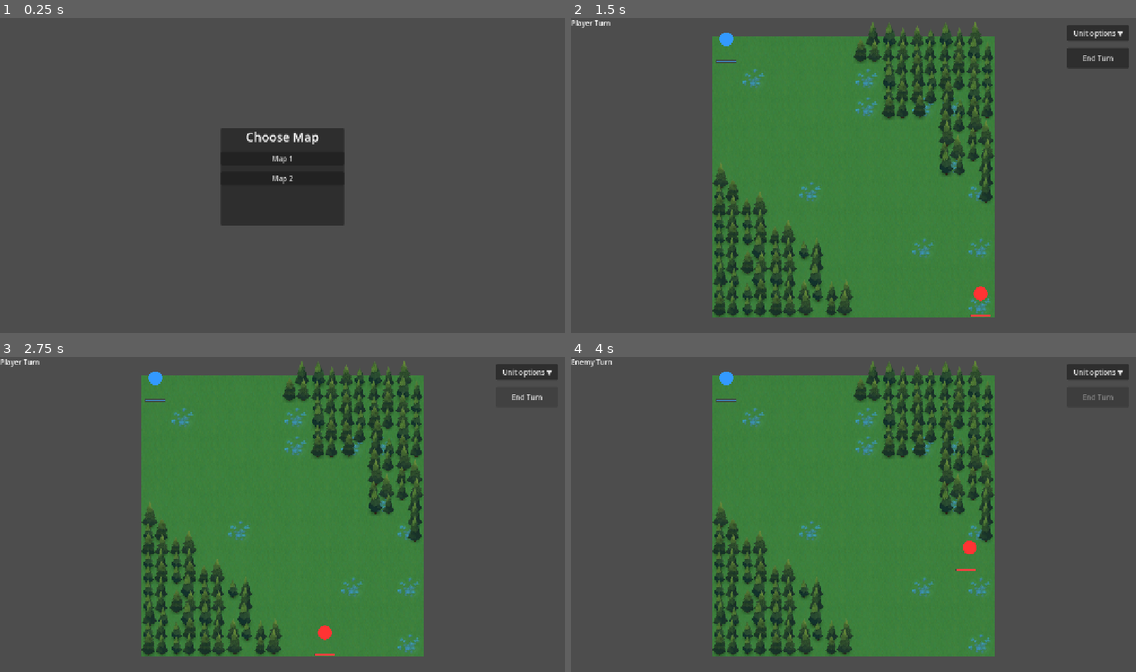
Above: before the commit, frames 1-4 (two rows, left to right).
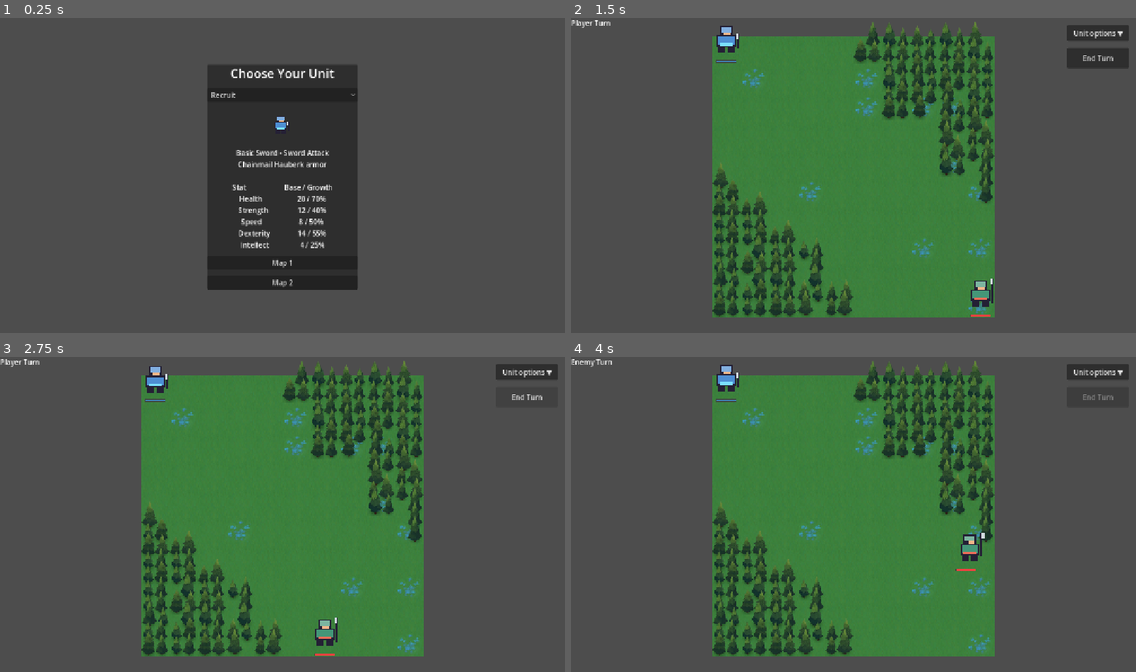
Above: after the commit, the same moments.

Repository: Baptisteberard/srpg
Game: Godot game, scene res://main.tscn
Same seed, same stepped clock (60 frames per second), same inputs: the game is played once before the commit and once after it.
Inputs (mouse positions are in pixels of both pictures, inside the frame that each line leads up to):
- Up to frame 1 (0.25 s): no input
- Up to frame 2 (1.5 s): click (853, 93) at 0.5 s, where only the run after the commit has a clickable "Recruit"; click "Map 1" at 1.25 s
- Up to frame 3 (2.75 s): click "End Turn" at 2 s
- Up to frame 4 (4 s): click "End Turn" at 2.75 s; click "End Turn" at 3.5 s

The runs differ from the first frame. In frame 1, 13% of the frame differs, in the area x 36-64%, y 15-87%; in frame 2, 0.5%; in frame 3, 0.5%; in frame 4, 0.5%.

Commit message:
feat: add selectable unit roster and random enemies

Diff:
--- a/main.gd
+++ b/main.gd
@@ -1,5 +1,7 @@
 extends Node2D
 class_name Main
+
+const Roster = preload("res://units/unit_roster.gd")
 
 @export var map1_scene: PackedScene
 @export var map2_scene: PackedScene
@@ -8,14 +10,37 @@
 @onready var menu: CanvasLayer = $Menu
 @onready var map1_button: Button = $Menu/Panel/VBox/Map1Button
 @onready var map2_button: Button = $Menu/Panel/VBox/Map2Button
+@onready var picker: OptionButton = $Menu/Panel/VBox/UnitPicker
+@onready var details: Label = $Menu/Panel/VBox/UnitDetails
+@onready var preview: AnimatedSprite2D = $Menu/Panel/VBox/SpritePreview/Sprite
+var roster: Array[UnitStats] = []
 
 func _ready() -> void:
+	for index in range(Roster.ENTRIES.size()):
+		var definition := Roster.create(index, false)
+		roster.append(definition)
+		picker.add_item(definition.unit_class_name)
+	picker.select(0)
+	picker.item_selected.connect(_show_unit)
+	_show_unit(0)
 	map1_button.pressed.connect(func() -> void:
 		_start_map(map1_scene)
 	)
 	map2_button.pressed.connect(func() -> void:
 		_start_map(map2_scene)
 	)
+
+func _show_unit(index: int) -> void:
+	var unit := roster[index]
+	preview.sprite_frames = unit.fe8_map_sprite_animation.sprite_frames
+	preview.play(FE8MapSpriteAnimation.IDLE_PRIMARY)
+	details.text = "%s • %s Attack\n%s armor\n\nStat                     Base / Growth\nHealth                   %d / %d%%\nStrength                %d / %d%%\nSpeed                    %d / %d%%\nDexterity               %d / %d%%\nIntellect                 %d / %d%%" % [
+		unit.equipped_weapon.display_name, unit.equipped_weapon.weapon_type,
+		unit.equipped_armor.display_name,
+		unit.health, unit.health_growth_rate, unit.strength, unit.strength_growth_rate,
+		unit.speed, unit.speed_growth_rate, unit.dexterity, unit.dexterity_growth_rate,
+		unit.intellect, unit.intellect_growth_rate,
+	]
 
 func _start_map(scene: PackedScene) -> void:
 	if scene == null:
@@ -26,5 +51,15 @@
 		child.queue_free()
 
 	var game: Node = scene.instantiate()
+	var runtime := game.get_node("BattleRuntime") as BattleRuntime
+	var chosen := picker.selected
+	runtime.player_unit_definitions = [roster[chosen]]
+	for slot in range(1, runtime.player_unit_count):
+		runtime.player_unit_definitions.append(roster[(chosen + slot) % roster.size()])
+	var enemy_choices := range(roster.size())
+	enemy_choices.shuffle()
+	runtime.enemy_unit_definitions = []
+	for slot in range(runtime.enemy_unit_count):
+		runtime.enemy_unit_definitions.append(Roster.create(enemy_choices[slot % enemy_choices.size()], true))
 	game_root.add_child(game)
 	menu.visible = false
--- a/main.tscn
+++ b/main.tscn
@@ -14,10 +14,17 @@
 [node name="Menu" type="CanvasLayer" parent="."]
 
 [node name="Panel" type="PanelContainer" parent="Menu"]
-offset_left = 500.0
-offset_top = 250.0
-offset_right = 780.0
-offset_bottom = 470.0
+anchors_preset = 8
+anchor_left = 0.5
+anchor_top = 0.5
+anchor_right = 0.5
+anchor_bottom = 0.5
+offset_left = -170.0
+offset_top = -225.0
+offset_right = 170.0
+offset_bottom = 225.0
+grow_horizontal = 2
+grow_vertical = 2
 
 [node name="VBox" type="VBoxContainer" parent="Menu/Panel"]
 layout_mode = 2
@@ -26,7 +33,23 @@
 [node name="Title" type="Label" parent="Menu/Panel/VBox"]
 layout_mode = 2
 theme_override_font_sizes/font_size = 28
-text = "Choose Map"
+text = "Choose Your Unit"
+horizontal_alignment = 1
+
+[node name="UnitPicker" type="OptionButton" parent="Menu/Panel/VBox"]
+layout_mode = 2
+
+[node name="SpritePreview" type="Control" parent="Menu/Panel/VBox"]
+custom_minimum_size = Vector2(0, 76)
+layout_mode = 2
+
+[node name="Sprite" type="AnimatedSprite2D" parent="Menu/Panel/VBox/SpritePreview"]
+texture_filter = 1
+position = Vector2(166, 38)
+scale = Vector2(2, 2)
+
+[node name="UnitDetails" type="Label" parent="Menu/Panel/VBox"]
+layout_mode = 2
 horizontal_alignment = 1
 
 [node name="Map1Button" type="Button" parent="Menu/Panel/VBox"]
--- a/tests/run_tests.gd
+++ b/tests/run_tests.gd
@@ -13,6 +13,7 @@
 
 func _run() -> void:
 	_test_fe8_map_sprite_import()
+	await _test_roster_menu()
 	await _test_battle_scene("res://game.tscn", 1, 1)
 	await _test_battle_scene("res://game_map2.tscn", 2, 2)
 	await _test_reachable_cells()
@@ -30,6 +31,26 @@
 		push_error("FAIL: %s" % failure)
 	print("FAIL: %d of %d SRPG checks failed" % [failures.size(), checks_run])
 	quit(1)
+
+
+func _test_roster_menu() -> void:
+	var menu_scene := (load("res://main.tscn") as PackedScene).instantiate() as Main
+	root.add_child(menu_scene)
+	var all_animated := menu_scene.roster.size() == 7
+	for definition in menu_scene.roster:
+		all_animated = all_animated and definition.fe8_map_sprite_animation.is_valid()
+	_expect(all_animated, "Every selectable unit has a working animation")
+	menu_scene.picker.select(3)
+	menu_scene.picker.item_selected.emit(3)
+	menu_scene.map2_button.pressed.emit()
+	var manager := menu_scene.game_root.find_child("TurnManager", true, false) as TurnManager
+	_expect(manager != null and manager.player_units.size() == 2
+		and manager.player_units[0].unit_class_name == "Archer"
+		and manager.enemy_units.size() == 2
+		and manager.enemy_units[0].unit_class_name != manager.enemy_units[1].unit_class_name,
+		"Map 2 starts with the selected unit and two distinct roster enemies")
+	menu_scene.queue_free()
+	await process_frame
 
 
 func _test_battle_scene(scene_path: String, expected_players: int, expected_enemies: int) -> void:
--- a/turn_manager.gd
+++ b/turn_manager.gd
@@ -785,7 +785,7 @@
 
 	if stand_cell != attacker.cell and occ.has(stand_cell):
 		return {}
-	if _manhattan(stand_cell, defender.cell) > attacker.attack_range:
+	if not attacker.can_attack_from_cell(stand_cell, defender.cell):
 		return {}
 
 	return {"cell": stand_cell, "path": path}
@@ -806,7 +806,7 @@
 			continue
 		if cell != attacker.cell and occ.has(cell):
 			continue
-		if abs(cell.x - defender.cell.x) + abs(cell.y - defender.cell.y) > attacker.attack_range:
+		if not attacker.can_attack_from_cell(cell, defender.cell):
 			continue
 		if not found or d < best_dist or (d == best_dist and _cell_precedes(cell, best_cell)):
 			found = true
--- /dev/null
+++ b/units/unit_roster.gd
@@ -0,0 +1,69 @@
+extends RefCounted
+
+const Gear = preload("res://equipment/equipment_catalog.gd")
+const Heal = preload("res://skills/heal.tres")
+const Definition = preload("res://units/unit_definition.gd")
+
+# Stats and growths are ordered HP, Strength, Speed, Dexterity, Intellect.
+const ENTRIES = [
+	["Recruit", [20, 12, 8, 14, 4], [70, 40, 50, 55, 25], Gear.BASIC_SWORD, Gear.MAIL_HAUBERK, Color("#4d8ed3")],
+	["Brigand", [24, 14, 5, 7, 1], [80, 60, 30, 35, 5], Gear.BASIC_AXE, Gear.PADDED_GAMBESON, Color("#ad773f")],
+	["Spearman", [22, 11, 9, 12, 2], [65, 45, 45, 50, 15], Gear.BASIC_SPEAR, Gear.LAMELLAR_ARMOR, Color("#449678")],
+	["Archer", [18, 9, 11, 18, 3], [50, 35, 55, 65, 20], Gear.LONGBOW, Gear.BRIGANDINE, Color("#82994b")],
+	["Scout", [17, 8, 15, 20, 2], [45, 30, 70, 70, 15], Gear.DAGGER, Gear.PADDED_GAMBESON, Color("#9c70bf")],
+	["Man-at-Arms", [25, 13, 7, 10, 3], [75, 50, 35, 40, 20], Gear.MACE, Gear.COAT_OF_PLATES, Color("#c18d50")],
+	["Knight", [28, 16, 6, 8, 1], [85, 65, 25, 30, 10], Gear.WAR_HAMMER, Gear.STEEL_PLATE_HARNESS, Color("#7b8eb0")],
+]
+
+static func create(index: int, enemy: bool) -> UnitStats:
+	var entry: Array = ENTRIES[index]
+	var unit: UnitStats = Definition.new()
+	unit.unit_class_name = entry[0]
+	var stats: Array = entry[1]
+	unit.health = stats[0]
+	unit.strength = stats[1]
+	unit.speed = stats[2]
+	unit.dexterity = stats[3]
+	unit.intellect = stats[4]
+	var growths: Array = entry[2]
+	unit.health_growth_rate = growths[0]
+	unit.strength_growth_rate = growths[1]
+	unit.speed_growth_rate = growths[2]
+	unit.dexterity_growth_rate = growths[3]
+	unit.intellect_growth_rate = growths[4]
+	unit.equipped_weapon = entry[3]
+	unit.equipped_armor = entry[4]
+	if index == 0:
+		unit.active_skills.append(Heal)
+	var palette := "enemy" if enemy else "ally"
+	unit.fe8_map_sprite_animation = FE8MapSpriteImporter.load_animation(unit.unit_class_name, palette)
+	if unit.fe8_map_sprite_animation == null:
+		var color: Color = entry[5]
+		unit.fe8_map_sprite_animation = _build_original_sprite(index, color, palette)
+	return unit
+
+static func _build_original_sprite(index: int, color: Color, palette: String) -> FE8MapSpriteAnimation:
+	# Original compact pixel atlas. Rows match the shared unit animation player.
+	var atlas := Image.create(128, 160, false, Image.FORMAT_RGBA8)
+	var outline := Color("#242035")
+	var metal := Color("#d2dbe0")
+	var trim := Color("#ef6d58") if palette == "enemy" else Color("#7be0ff")
+	for row in range(5):
+		for frame in range(4):
+			var origin := Vector2i(frame * 32, row * 32)
+			var bob := (frame % 2) if row != 0 else int(frame == 1)
+			var stride: int = [0, 1, 0, -1][frame] if row >= 2 else 0
+			atlas.fill_rect(Rect2i(origin + Vector2i(10, 20 + bob + stride), Vector2i(5, 6)), outline)
+			atlas.fill_rect(Rect2i(origin + Vector2i(17, 20 + bob - stride), Vector2i(5, 6)), outline)
+			atlas.fill_rect(Rect2i(origin + Vector2i(9, 13 + bob), Vector2i(14, 9)), outline)
+			atlas.fill_rect(Rect2i(origin + Vector2i(10, 14 + bob), Vector2i(12, 6)), color)
+			atlas.fill_rect(Rect2i(origin + Vector2i(11, 19 + bob), Vector2i(10, 2)), trim)
+			atlas.fill_rect(Rect2i(origin + Vector2i(11, 6 + bob), Vector2i(10, 8)), outline)
+			atlas.fill_rect(Rect2i(origin + Vector2i(12, 7 + bob), Vector2i(8, 4)), metal if index >= 5 else color.lightened(0.3))
+			if row != 4:
+				atlas.fill_rect(Rect2i(origin + Vector2i(12 if row == 2 else 14, 11 + bob), Vector2i(5, 2)), Color("#f2b789"))
+			var weapon_x := 6 if row == 2 else 24
+			var weapon_height: int = [11, 12, 18, 13, 6, 10, 14][index]
+			atlas.fill_rect(Rect2i(origin + Vector2i(weapon_x, 23 - weapon_height + bob), Vector2i(2, weapon_height)), outline)
+			atlas.fill_rect(Rect2i(origin + Vector2i(weapon_x - 1, 23 - weapon_height + bob), Vector2i(4 if index in [1, 5, 6] else 2, 4)), metal)
+	return FE8MapSpriteAnimation.new().configure(str(ENTRIES[index][0]), palette, ImageTexture.create_from_image(atlas))
